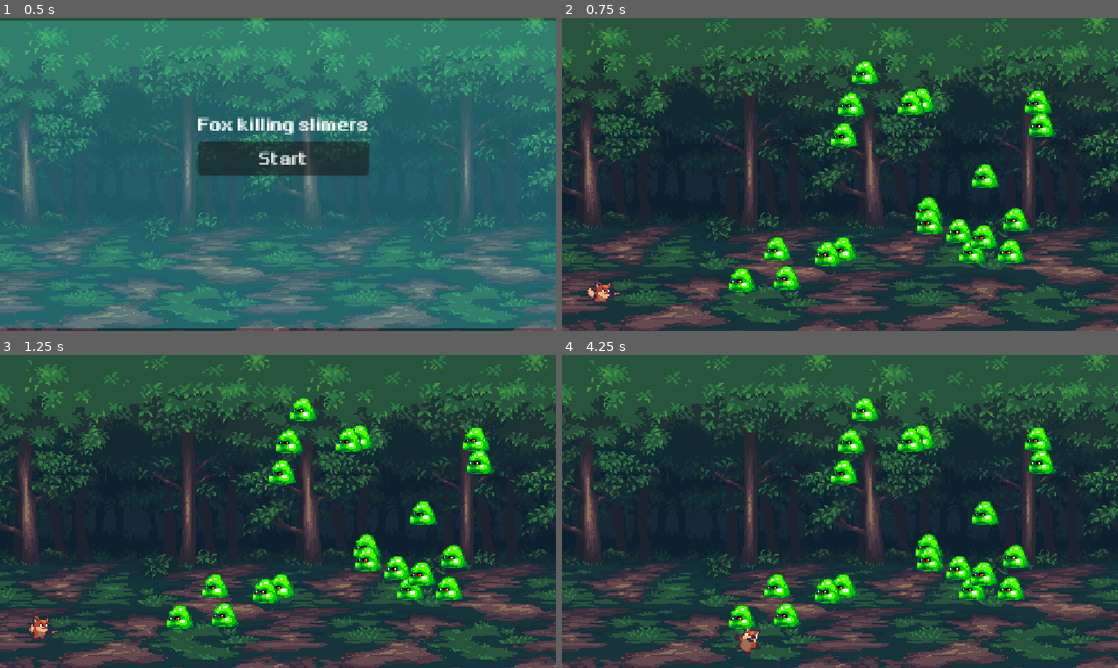
Above: before the commit, frames 1-4 (two rows, left to right).
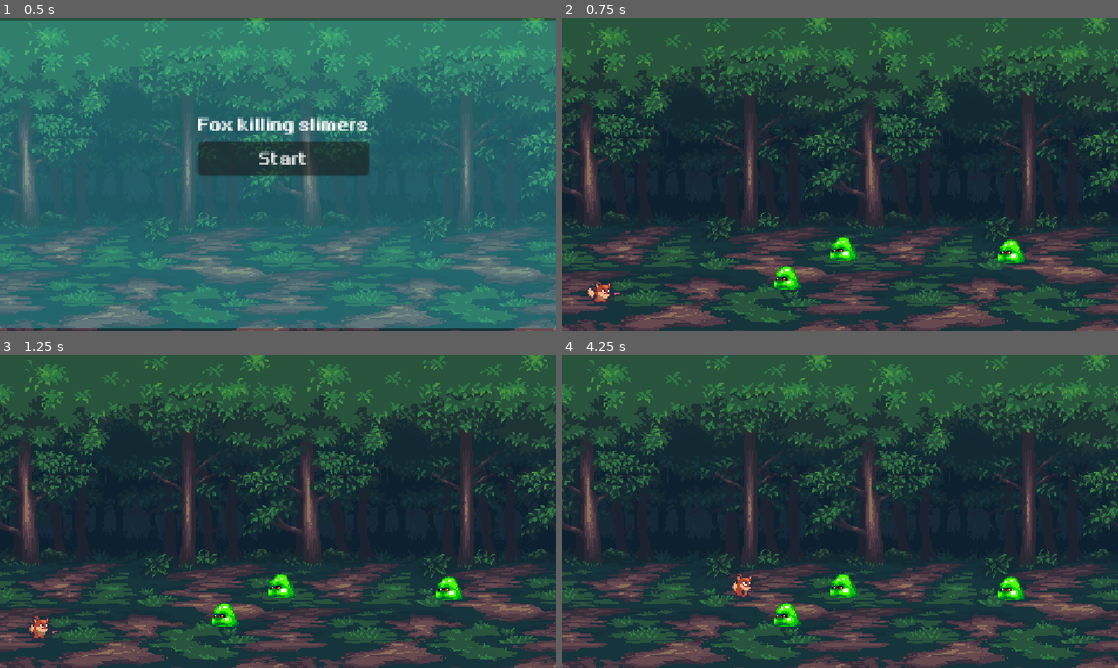
Above: after the commit, the same moments.

Repository: ergsdfgsgshht/fox_killing_slimers
Game: Godot game, scene res://scenes/main.tscn
Two runs of this game, one before a commit and one after it. Both use one fixed random seed, a clock stepped at 60 frames per second and the inputs below.
Inputs:
- Up to frame 1 (0.5 s): no input
- Up to frame 2 (0.75 s): click "Start" at 0.5 s
- Up to frame 3 (1.25 s): no input
- Up to frame 4 (4.25 s): hold D (right) 1.28-2.03 s; hold S (down) 2.03-2.78 s; hold D (right) 2.78-3.53 s; hold W (up) from 3.53 s (still down)

Frame 1 is identical in both runs. In frame 2, 4.5% of the frame differs, in the area x 29-89%, y 13-88%; in frame 3, 4.5%; in frame 4, 5.0%, in the area x 29-89%, y 13-97%.

Commit message:
一些修改

Diff:
--- a/scenes/main.tscn
+++ b/scenes/main.tscn
@@ -16,7 +16,7 @@
 
 [node name="MainScene" type="Node2D" unique_id=417079548]
 script = ExtResource("1_jyhfs")
-slimer_numbers = 20
+slimer_numbers = 3
 metadata/_edit_lock_ = true
 
 [node name="Background1" type="Sprite2D" parent="." unique_id=1972574462]
--- a/scenes/slime.tscn
+++ b/scenes/slime.tscn
@@ -72,6 +72,7 @@
 
 [node name="Slime" type="CharacterBody2D" unique_id=23503657]
 script = ExtResource("1_p2gj0")
+speed = 15.0
 
 [node name="AnimatedSprite2D" type="AnimatedSprite2D" parent="." unique_id=1738471783]
 sprite_frames = SubResource("SpriteFrames_cnf8o")
--- a/src/main_control.gd
+++ b/src/main_control.gd
@@ -6,6 +6,8 @@
 var slimers: Array[Node]
 var over_times: int = 0
 @export var slimer_numbers:int
+
+signal everything_ready
 
 
 # Called when the node enters the scene tree for the first time.
@@ -56,6 +58,8 @@
 			slimers[i].slime_collieded.connect(_on_slime_collied)
 
 
+
+
 func _on_slime_collied(body:Node2D):
 	print("主根节点接受到碰撞信号，信号源：",body)
 	if body.name == "Player":
--- a/src/player.gd
+++ b/src/player.gd
@@ -4,6 +4,8 @@
 @onready var animation_player = $AnimatedSprite2D
 enum PlayerState {STANDING,MOVING,DIED}
 @onready var player_state = PlayerState.STANDING
+signal player_pos(pos:Vector2)
+var count:int = 0
 # Called when the node enters the scene tree for the first time.
 func _ready() -> void:
 	pass
@@ -27,3 +29,6 @@
 		if player_state == PlayerState.MOVING:
 			animation_player.play("待机")
 			player_state = PlayerState.STANDING
+
+	player_pos.emit(position)
+	print(position)
--- a/src/slime.gd
+++ b/src/slime.gd
@@ -1,12 +1,23 @@
 extends CharacterBody2D
+@export var speed:float
 
 signal slime_collieded(body:Node2D)
 var hp:int = 10
+var is_first_time:bool = true
+
 # Called when the node enters the scene tree for the first time.
 func _ready() -> void:
-	pass # Replace with function body.
+
+	pass
+
+func recieve_pos(pos:Vector2):
+	print("收到坐标：",pos)
+	pass
 
 
 func _on_area_2d_body_entered(body: Node2D) -> void:
 	print("Slime根节点已经接收到撞击信号，信号源：",body)
 	slime_collieded.emit(body)
+
+func _physics_process(delta: float) -> void:
+	pass
